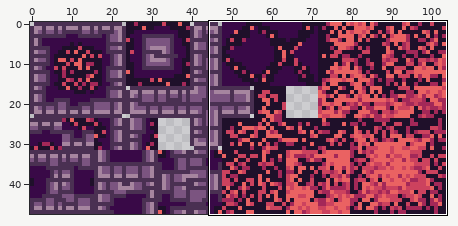
Sprite sheet -- assets/graphics/map/fire.png. Above, an overview of the earlier version with the close-up marked.
Close-up. Before the commit:
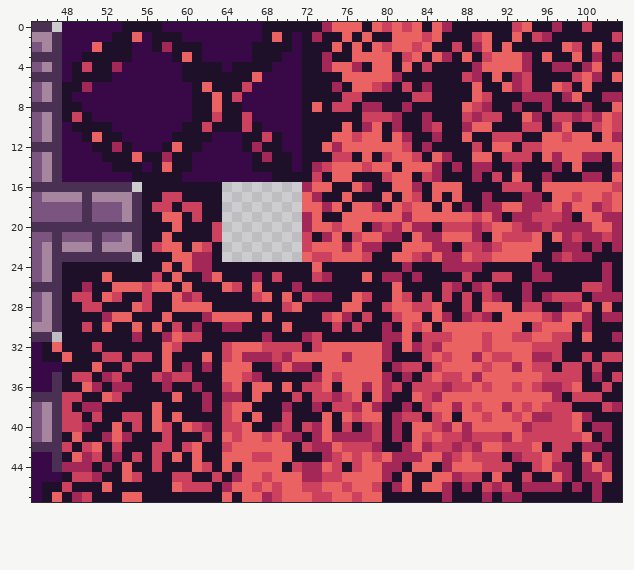
The file is 104x48 pixels. Shown: x 45..103, y 0..47. The commit also changed other parts of the picture, which this record leaves out.
Now the later version:
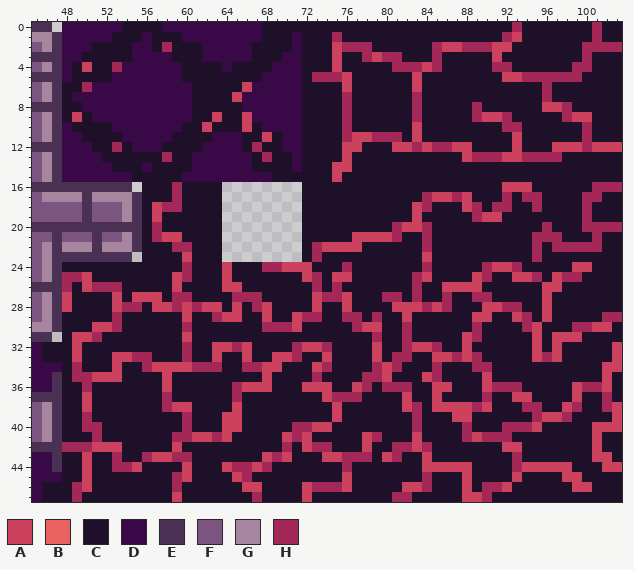
Palette (. is transparent): A #cc425e  B #ea6262  C #1f102a  D #390947  E #4a3052  F #7b5480  G #a6859f  H #a32858
What changed:
Changed rows in their new state; - is an unchanged pixel.
first column x 47:
 0 ---------------------------CCCC-CCCCC-CC------HC--C--CH--
 1 --------C-------------C---C-HC-C--CCCCC---CC-HA-CC----H-C
 2 ----C-----------------------AHHHCCCCCCHA-H-HAA-----CCHHHH
 3 -------------C-------------CA-CHAHHCC-HC-C-CACCC-C--CHC-C
 4 ---------------------------CACC-CCHHH-H---CCHHCC--CCH-C--
 5 --------------------C-----HHHACCCCC-A----CC-CAAHHHHHHCC-C
 6 ---------------C------------CACCCC-CAC----C--CCC-HCC-C---
 7 ----------------C------------HC-----HC----CC---CC--CC--CC
 8 ----------------C---------C-CH-CC--CH----CHC--C--AAH-C--C
 9 -----------------------------H-CCCC-HC---C---H-CC-CHA-CCC
10 -----------------------------H-CC-C-ACC--CCC-HHCC-CC-HCCC
11 ----C-----------------------CH-AHHHCA-C--C--CC---CCCCH-CC
12 ------------C--------------CCAACCCA-HAHHAAC-CCACCCAAAHAAA
13 --------C-------------------C--C-CCCC-CC-AHHH--HHH-CCCC-C
14 -----------C--------------CCAACCCC-CCCC-C-CC--C---C-C---C
15 --------------------------C-AC---CCC-CC---C-C-C--C---CC-C
16 ------------H------------CCC--CC--CCC-CCC--------CCCCCHHH
17 -----------CH------------CC--C---C-CCHAAHA-C-H----CCCHHCC
18 -----------HHCC----------CCCC-CCC-CCAH-C-AHC-HCC-CCCCHCCC
19 ----------ACC-C----------CC--CCCCCCCACCCCCHAA-CCCCCC-HCCC
20 ----------H-C---C--------CCCCCC-CC-AA--CCCCCCCCCCHCCC-HH-
21 ----------HAA---C--------C-CC--AAA--C-CCCCC-CCCCHHHCCC-CC
22 ----------CCHHCC---------CHAAAACC--CCHCC-CCCCCCCH-H--H--C
23 ------------CACC---------CHCCCCC--CCCACCCCCCCCCCH-CCCC---
24 -----------C-HCC-A---HHAAAC--H-----C-H-CCCCHAAH-C---AA-C-
25 -HHA-C----C-AH-CCA--C-C--AHCAA-C-CC--A---CAHCCAA-CAHH--C-
26 -H-AHHHCCCCCAC---A--C---C-H-H-----C-H---AAAC---C-AA--CCC-
27 -ACC-C--A-A-H-C---HHHC-C-CA-HACC-HHCHC-H-CHHC--C-ACCC-CCC
28 -A-CC-AHHCAAHAHAA-A-HA-CC-A--AC--CAA-HAH-C-AAHHCCA-CCC-C-
29 -----CHC---C-A-CHAAC-A--AHHCC-HCH-CAC-CC-C-A-CAHC-CCCC---
30 ---CAAH-C-C-CHC--CC--HHHA---C-HAAC-HCC-CCCHCCCCH-CCCH-AA-
31 --AAH---C--CC-C------C---CC-----HCCH-CCCCAHCCCCCAC--AC--C
32 C-A-C------CCH--A-HACCCCHA-HCCCCAC-HA--CCACCCCCC-C------A
33 -CA--C-AHH-C-H-CACCACC-AHCCACCCCACHH-CA-HA-CCCCCA----C-C-
34 --H-C-AC-HAAAAH-HCCHHAACCCAHCCCCHA-CC-HCCCHHCCCCCC-CC-CAA
35 --HHAA----CACC---CCCCA-----CCCCHHA-C--HCCCCACCCCCCCCC-CAC
36 ---HC-CC---A--C--CHAAA-C---A-CA-C-HHCC-ACCC-HHHCCCCCAHH--
37 -CCA-CC----HC--C-C--C---C-C--HH-CC-ACCACCCCHCCAACCC--CCH-
38 -C-AC-----CHAA-C-CAC---C--C--CCCC--AHCAAAAHACCCHHCC-H--HA
39 -CCHC--CC-C-CH----A-C--C---CACCCC-CCH-CCAACCCCCC-A-HCC--A
40 -CC-H-C-C-CC-HCC---C--CCHHAA-C-CC-C-HCCCC-CCCHH--CCCC-AAA
41 --C-HCCC---CHHA-HACCCCCA-ACCCCCAH-C-ACCCC--HH-CCCCCCCCAC-
42 -HHHAA----CCACC--CCCCCCH----CCC-C-H-A-CCCCCCC--CC-CC-CA--
43 --CAC---CH-AHHC--CCCC-HA---A-HHHCA-CCACCCCCCC--CCCC--CAA-
44 -CCA-CHHA-C--ACC-AHHAHC-CCCCCHCCCCC-CAAAAACCCCHA-AAA-CCAA
45 --C-C--CC---H---C-AHCCCCCCCCCACCCC-C-HCCC-C-C-AC--CAACCC-
46 -CHA-C------HCCC-CCA-CCCC-HHH-CCC-CAAHCC-A-H---CCCC-AAC--
47 C--C---CC---A----C-CHCCCCACCCCCCC-HH---C-AA--CC-------C--
Boxes around the changes in both close-ups, in picture pixels (x1, y1, x2, y2):
changed: (52, 22, 622, 502)
